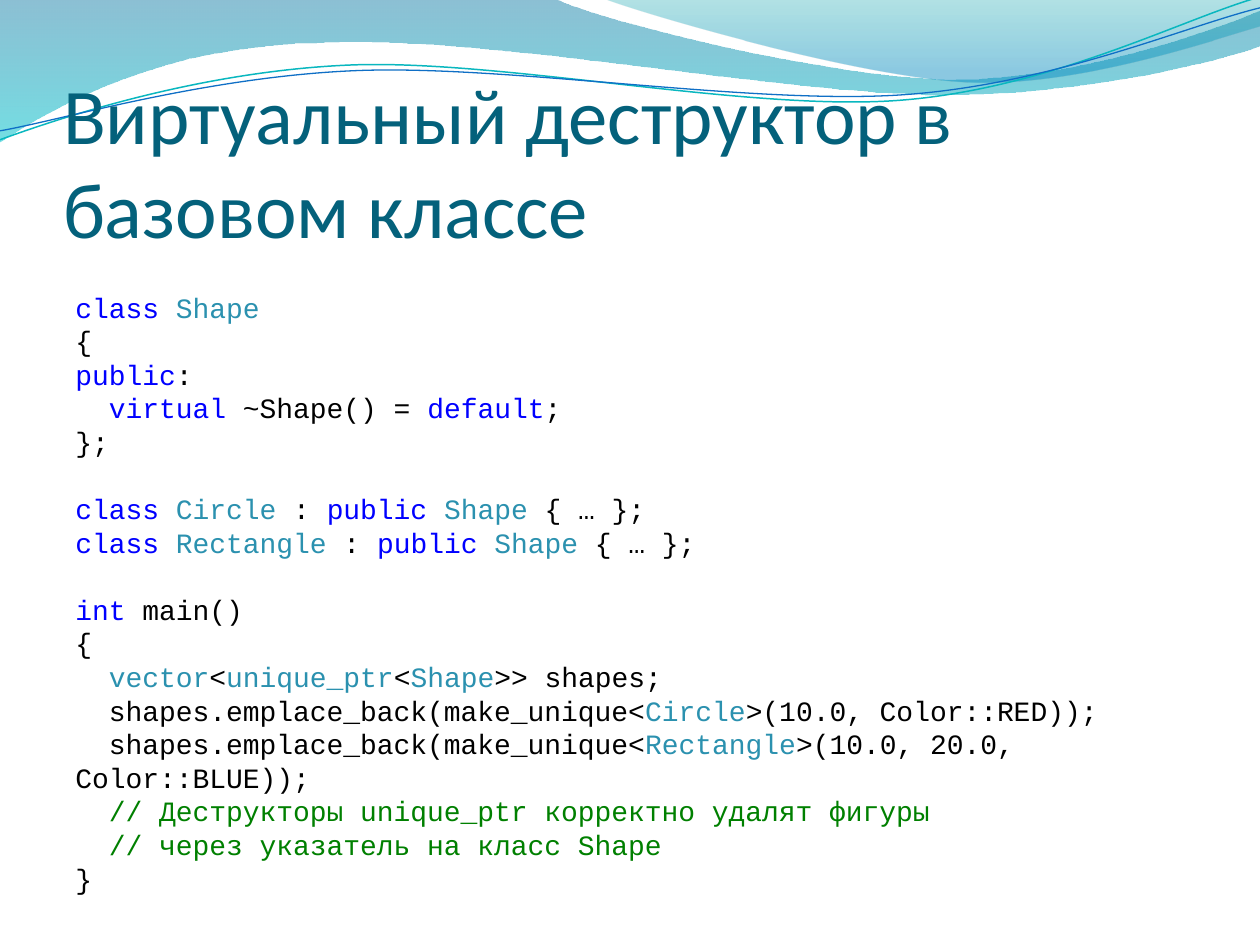
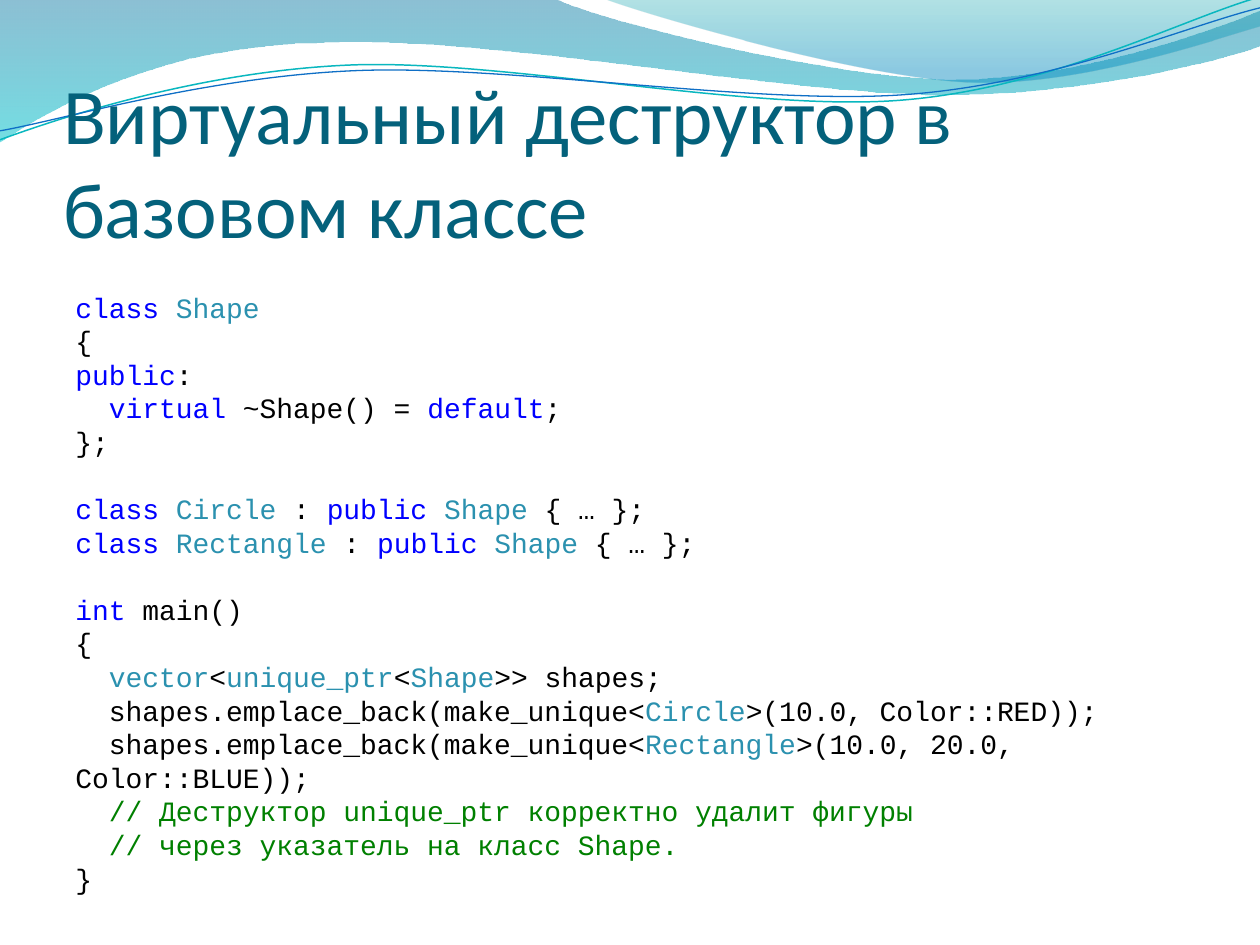
Before and after one commit to alexey-malov/oop, a slide deck: slide 43 of lectures/03/Наследование и полиморфизм.pptx. Drawn at 1260x945 pixels with LibreOffice and Linux fonts; fonts in the diff are those of the drawing; background and template pictures are left out. Boxes give left, top, right and bottom in pixels: in the first picture for what was removed or moved away, otherwise in the second. Text is boxed around its words. In the diff, an @@ line names an element or a change of style, - is before the commit and + after.

```diff
--- a/lectures/03/Наследование и полиморфизм.pptx
+++ b/lectures/03/Наследование и полиморфизм.pptx
@@ text at (159, 802, 913, 861): text changed @@
-// Деструкторы unique_ptr корректно удалят фигуры
-// через указатель на класс Shape
+// Деструктор unique_ptr корректно удалит фигуры
+// через указатель на класс Shape.
```
Also in this commit, not shown: 2 other slides changed, 2 other files.
